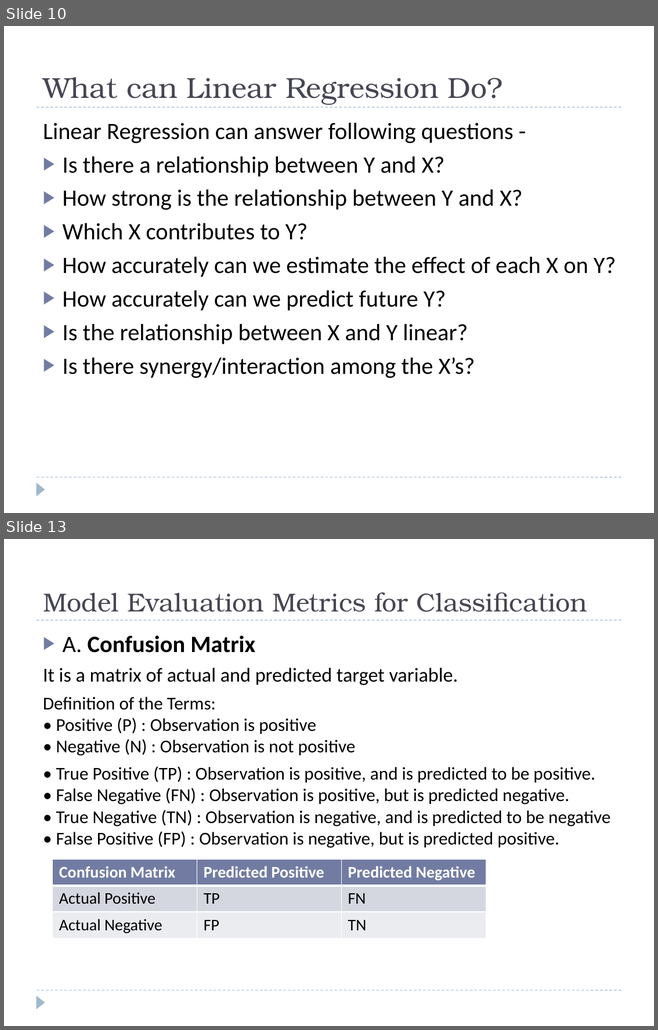
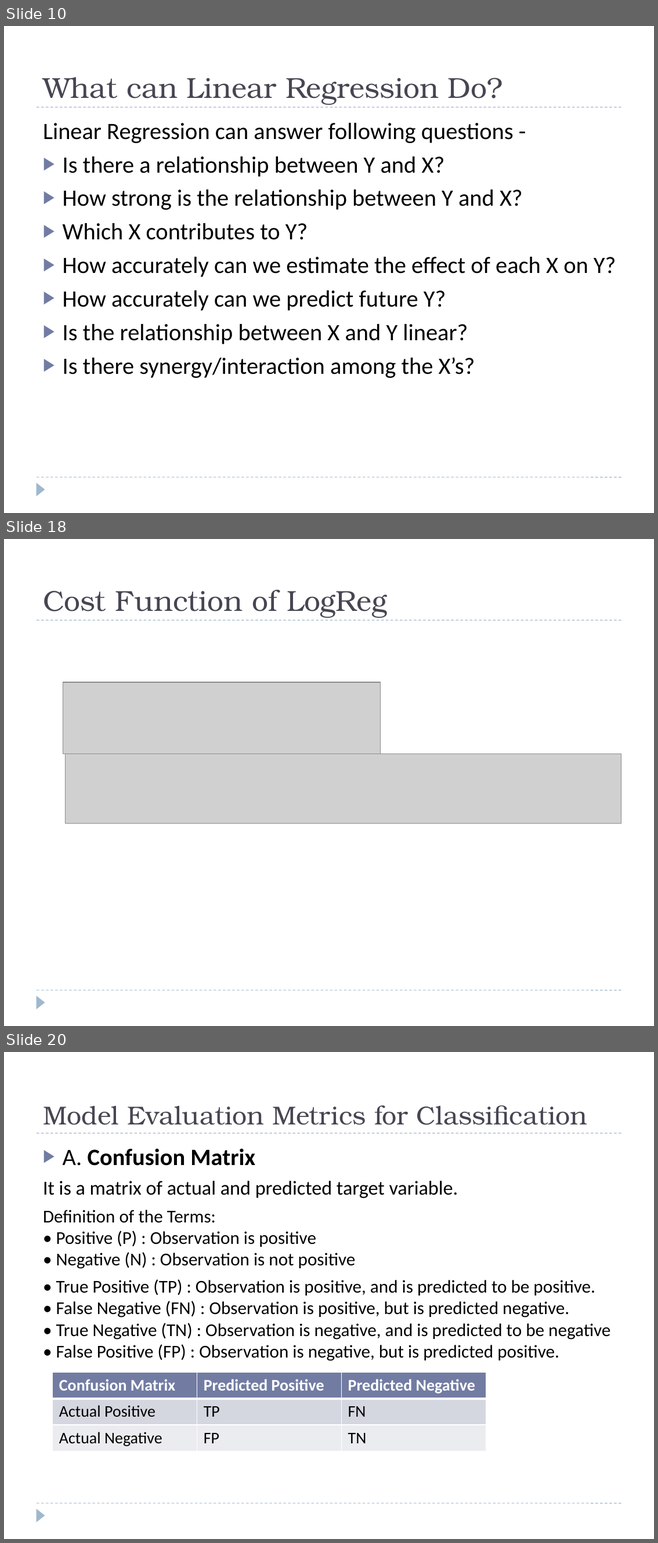
Before and after one commit to Vishnu1183/Data-Science-Tutorials, a slide deck: Regression-Analysis.pptx. Shown one above the other, each under a label of ours: slides 10 and 13 before the commit, slides 10, 18 and 20 after it; the slides between them are not shown. The pictures are 658x1030 and 658x1543 pixels, drawn with LibreOffice and Linux fonts; fonts in the diff are those of the drawing; grey boxes stand for pictures. Boxes give left, top, right and bottom in pixels: in the first picture for what was removed or moved away, otherwise in the second. Text is boxed around its words. In the diff, an @@ line names an element or a change of style, - is before the commit and + after.

```diff
--- a/Regression-Analysis.pptx
+++ b/Regression-Analysis.pptx
@@ slide 18 added at box(4, 539, 654, 1026), background #FFFFFF; not listed: 3 template elements that a slide beside it also shows @@
@@ title added at box(43, 589, 387, 618), 32 pt, text #464653 @@
+Cost Function of LogReg
@@ picture added at box(63, 683, 380, 754) @@
@@ picture added at box(65, 754, 621, 824) @@
@@ what was slide 13 is now slide 20 @@
```
Also in this commit, not shown: 3 slides changed, 6 other slides added, 1 other file.
